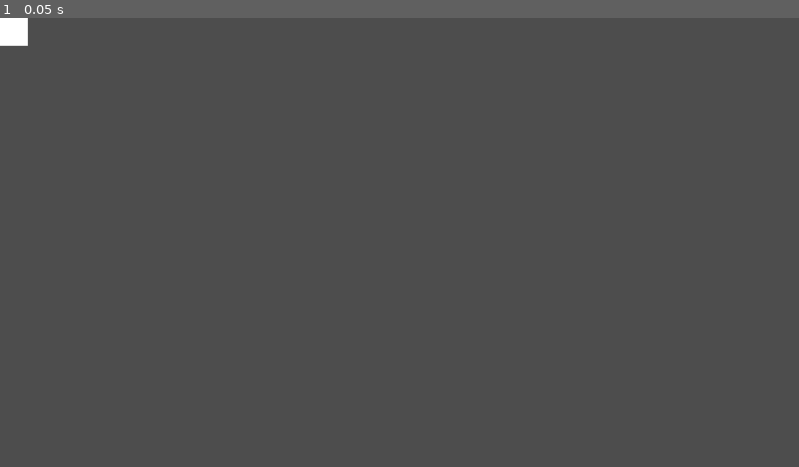
Above: before the commit, frame 1.
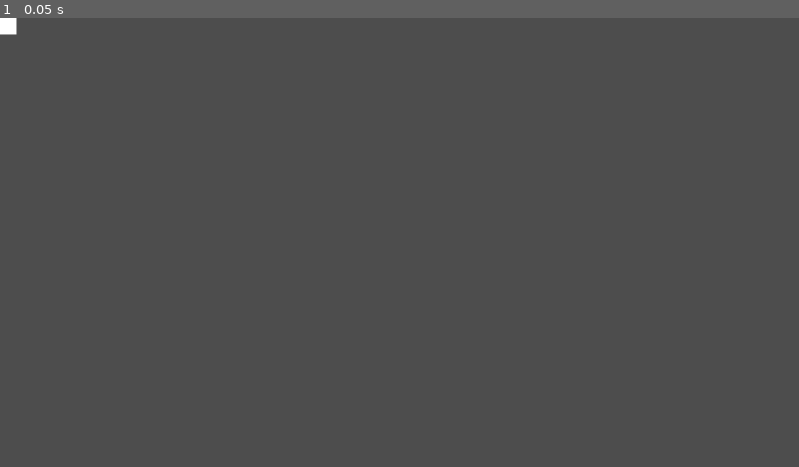
Above: after the commit, the same moment.

Repository: aaronRDev/Trouble
Game: Godot game, scene res://scenes/base_scene.tscn
Two runs of this game, one before a commit and one after it. Both use one fixed random seed, a clock stepped at 60 frames per second and the inputs below.
Inputs:
- Up to frame 1 (0.05 s): no input

The runs differ from the first frame. In frame 1, 0.1% of the frame differs, in the area x 0-4%, y 0-7%.

Commit message:
add a token_piece scene and shader.
This is a circle that will form the basis of the pieces (assuming I never bother changing it)

Diff:
--- a/project/project.godot
+++ b/project/project.godot
@@ -14,3 +14,9 @@
 run/main_scene="res://scenes/base_scene.tscn"
 config/features=PackedStringArray("4.3", "Forward Plus")
 config/icon="res://icon.svg"
+
+[display]
+
+window/size/viewport_width=1920
+window/size/viewport_height=1080
+window/size/initial_position_type=2
--- /dev/null
+++ b/project/scenes/token_piece.tscn
@@ -0,0 +1,15 @@
+[gd_scene load_steps=3 format=3 uid="uid://ejt0f3ntwcey"]
+
+[ext_resource type="Shader" path="res://shader/token_piece.gdshader" id="1_8ykig"]
+
+[sub_resource type="ShaderMaterial" id="ShaderMaterial_cggma"]
+shader = ExtResource("1_8ykig")
+shader_parameter/inner_circle_colour = Color(1, 1, 1, 1)
+shader_parameter/internal_ring_colour = Color(1, 1, 1, 1)
+shader_parameter/internal_ring_width = 0.0
+
+[node name="TokenPiece" type="ColorRect"]
+material = SubResource("ShaderMaterial_cggma")
+custom_minimum_size = Vector2(200, 200)
+offset_right = 200.0
+offset_bottom = 200.0
--- /dev/null
+++ b/project/shader/token_piece.gdshader
@@ -0,0 +1,29 @@
+shader_type canvas_item;
+
+uniform vec3 inner_circle_colour : source_color = vec3(1.0);
+uniform vec3 internal_ring_colour : source_color = vec3(1.0);
+
+uniform float internal_ring_width : hint_range(0.0,1.0) = 0.0f; // How far into the rendered part of the circle we should render our coloured circle.
+
+void vertex() {
+	// Called for every vertex the material is visible on.
+}
+
+void fragment() {
+	// Called for every pixel the material is visible on.
+	COLOR = texture(TEXTURE, UV);
+
+	vec2 textureSize = TEXTURE_PIXEL_SIZE; // size of the texture that we have to draw our internal ring on.
+	float smooth_step_ratio = textureSize.y/6.0;
+
+	vec2 internalRingUV = (UV.xy - textureSize.xy * 0.5f) / min(textureSize.x, textureSize.y) * 2.0f;
+	float distanceFromMarchedUV = length(internalRingUV) - 0.5f;
+	float ret = smoothstep(0.0, 0.0, distanceFromMarchedUV);
+	COLOR.rgb = ret == 1.0f ? internal_ring_colour.rgb * ret : inner_circle_colour.rgb;
+	COLOR.rgba *= smoothstep(internal_ring_width + smooth_step_ratio, smooth_step_ratio, distanceFromMarchedUV);
+}
+
+//void light() {
+	// Called for every pixel for every light affecting the CanvasItem.
+	// Uncomment to replace the default light processing function with this one.
+//}
